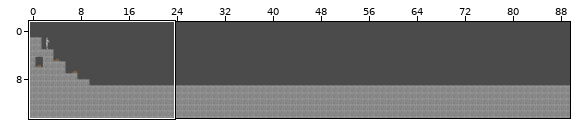
Tiled map, stored at data/maps/map1.tmx. Above, an overview of the earlier version with the close-up marked.
Close-up. Before the edit:
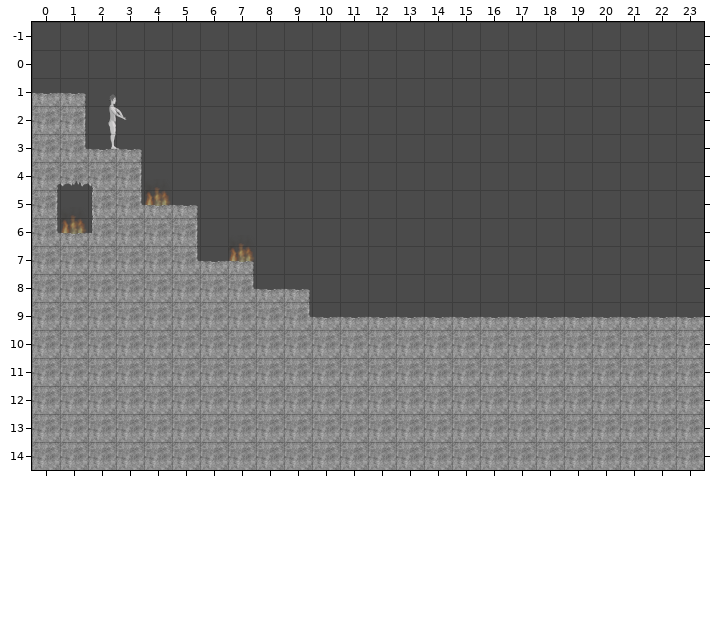
Cells are 128x128 px. Shown: x 0..23, y -1..14. The commit also changed other parts of the map, which this record leaves out. Tiles whose own drawing changed are shown in their newer look in all pictures. Layer "Flames" is drawn 0,-51 px off the grid.
After:
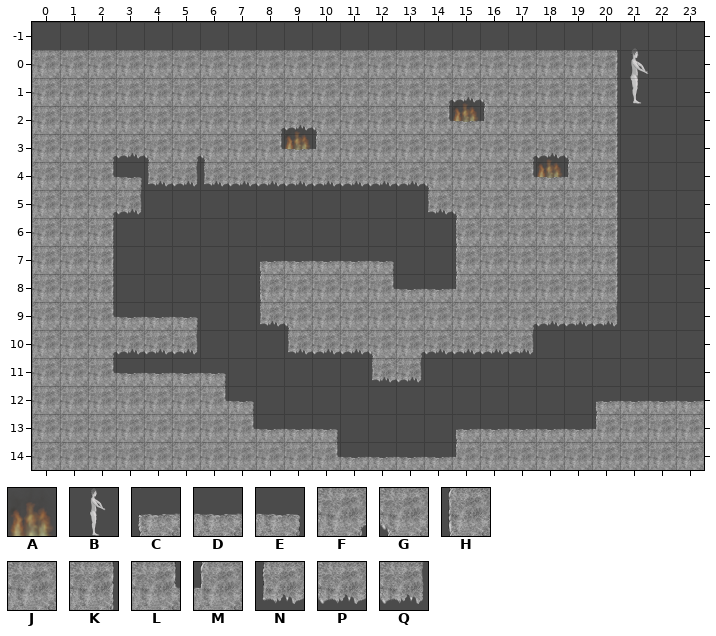
Key: from "Flame": A 0; from "PlayerIdleRight": B 0 "ACTOR_ANIMATION"; from "Stone": C 0, D 1, E 2, F 3, G 4, H 5, J 6, K 7, L 8, M 9, N 10, P 11, Q 12.
_ is an empty cell.
Objects are placed by their top-left corner, in cells (3,4 is the top-left corner of cell 3,4); size is 1x1 cell unless given.
Diff:
{"where": "layer \"MainActors\""}
{"was": "B \"PLAYER\" at 1.9,1.6 size 2x2", "now": "B \"PLAYER\" at 20.5,-0.1 size 2x2"}
{"where": "layer \"Flames\""}
{"y":2,"x":15,"old":"_","new":"A"}
{"y":3,"x":9,"old":"_","new":"A"}
{"y":4,"x":18,"old":"_","new":"A"}
{"y":5,"x":4,"old":"A","new":"_"}
{"y":6,"x":1,"old":"A","new":"_"}
{"y":7,"x":7,"old":"A","new":"_"}
{"where": "layer \"GroundLayer\""}
{"y":0,"x":0,"old":"_____________________","new":"JJJJJJJJJJJJJJJJJJJJK"}
{"y":1,"x":0,"old":"DE___________________","new":"JJJJJJJJJJJJJJFPGJJJK"}
{"y":2,"x":1,"old":"K___________________","new":"JJJJJJJFPGJJJLDMJJJK"}
{"y":3,"x":1,"old":"LDE_________________","new":"JFPGFGJLDMJJJJJJFPGK"}
{"y":4,"x":0,"old":"FPGK_________________","new":"JJLENQNPPPPPPPGJJLDMK"}
{"y":5,"x":0,"old":"K_HLDE","new":"JJFQ__"}
{"y":5,"x":14,"old":"_______","new":"NGJJJJK"}
{"y":6,"x":0,"old":"LDMJJK","new":"JJK___"}
{"y":6,"x":15,"old":"______","new":"HJJJJK"}
{"y":7,"x":2,"old":"JJJLDE_____","new":"K_____CDDDE"}
{"y":7,"x":15,"old":"______","new":"HJJJJK"}
{"y":8,"x":2,"old":"JJJJJLDE___________","new":"K_____HJJJLDDMJJJJK"}
{"y":9,"x":2,"old":"JJJJJJJLDDDDDDDDDDDDDD","new":"LDDE__NGJJJJJJJFPPQ___"}
{"y":10,"x":2,"old":"JJJJJJJJJJJJJJJJJJJJJJ","new":"FPPQ___NPPGFPPPQ______"}
{"y":11,"x":2,"old":"JJJJJJJJJJJJJJJJJJJJJJ","new":"LDDDE_____NQ__________"}
{"y":12,"x":6,"old":"JJJJJJJJJJJJJJJJJJ","new":"LE____________CDDD"}
{"y":13,"x":7,"old":"JJJJJJJJJJJJJJ","new":"LDDE____CDDDDM"}
{"y":14,"x":10,"old":"JJJJJJ","new":"LDDDDM"}
{"label":"changed","picture_box":[32,48,704,459]}
